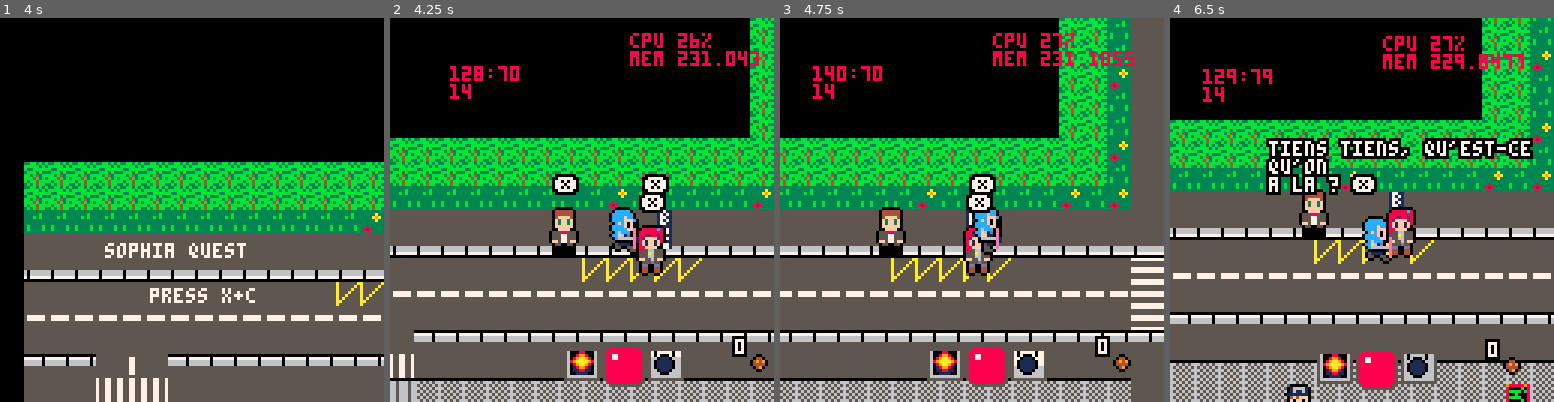
Above: before the commit, frames 1-4 (left to right).
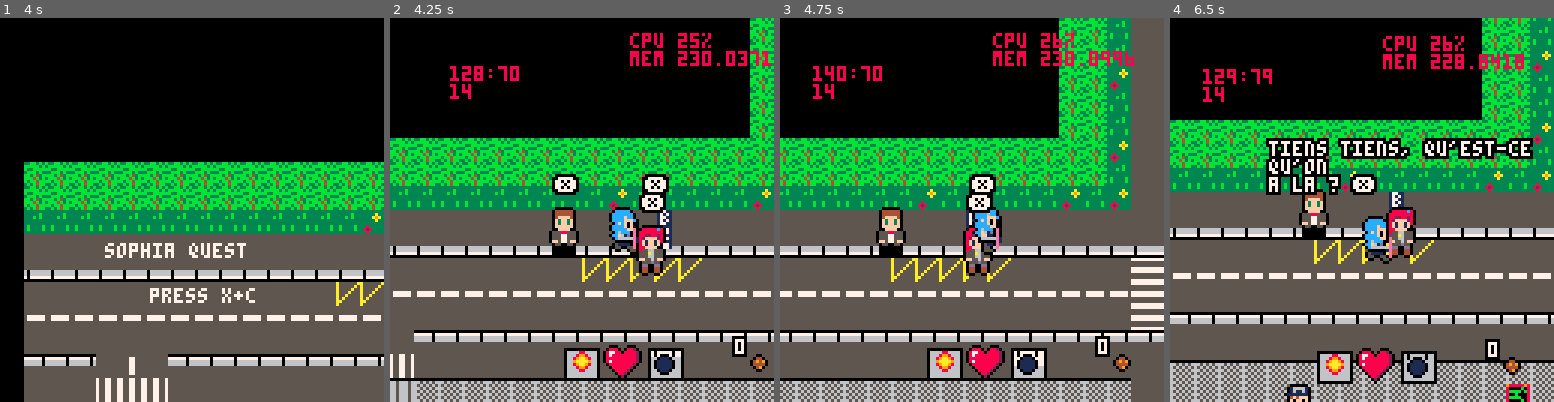
Above: after the commit, the same moments.

Repository: JasonHaenlin/pico-8-sophiaquest
Game: PICO-8 cartridge JasonHaenlin.p8
Same seed, same stepped clock (60 frames per second), same inputs: the game is played once before the commit and once after it.
Inputs:
- Up to frame 1 (4 s): tap X (X key) at 0.33, 1.07, 1.85, 2.97 s; tap O (Z key) at 0.7, 1.7, 2.1, 2.5, 2.9, 3.3, 3.7 s; hold Right 1.6-2.1 s; hold Up 2.15-2.42 s; hold Right 2.47-3.03 s; hold Left 3.08-3.58 s; hold Down 3.63-3.97 s
- Up to frame 2 (4.25 s): hold Right from 4.02 s (still down); tap X (X key) at 4.08 s; tap O (Z key) at 4.1 s
- Up to frame 3 (4.75 s): tap O (Z key) at 4.5 s; release Right at 4.68 s; hold Up from 4.73 s (still down)
- Up to frame 4 (6.5 s): tap O (Z key) every 0.4 s from 4.9 to 6.1 s; release Up at 5.03 s; hold Left 5.08-5.68 s; tap X (X key) at 5.2, 6.32 s; hold Down 5.73-6.03 s; hold Right from 6.08 s (still down)

Frame 1 is identical in both runs. In frame 2, 1.5% of the frame differs, in the area x 45-100%, y 3-97%; in frame 3, 1.6%, in the area x 38-93%, y 3-97%; in frame 4, 1.6%.

Commit message:
enhancement for the hud

Diff:
--- a/JasonHaenlin.p8
+++ b/JasonHaenlin.p8
@@ -1310,7 +1310,7 @@
 function drop_loot(a)
  local rndv = flr(rnd(100)+1)
  for o in all(g_loots) do
-  if(o.drop_rate <= rndv) m_loot(a.x, a.y, o)
+  if(o.drop_rate >= rndv) m_loot(a.x, a.y, o)
  end
  if(a.super == boss) then
   for _=1,5 do
@@ -1486,11 +1486,12 @@
  local offsetlife = #spr_life - flr(((g_p.health * #spr_life) / l_pl))
  for y = 1 , #spr_life do
   for x = 1 , #spr_life[y] do
-   if (spr_life[y][x] ~= black) then
-    if (offsetlife >= y and spr_life[y][x] == red) then
+   local p = spr_life[y][x]
+   if (p ~= dark_green) then
+    if (offsetlife >= y and (p == red or p == dark_purple)) then
      pset(bx + x, by + y, light_gray)
     else
-     pset(bx + x, by + y, spr_life[y][x])
+     pset(bx + x, by + y, p)
     end
    end
   end
@@ -1542,10 +1543,10 @@
  rectfill(x - 2, y - 5,  x + 9, y + 5, white)
  local curcd = ceil((cd*8)/max)
  rectfill(x - 2, y - 5 + curcd, x + 9, y + 5, light_gray)
- line(x - 2, y - 5, x - 2, y + 5, dark_gray)
- line(x - 2, y - 5, x + 9, y - 5, dark_gray)
- line(x + 9, y - 5, x + 9, y + 5, dark_gray)
- line(x + 9, y + 5, x - 2, y + 5, dark_gray)
+ line(x - 2, y - 5, x - 2, y + 5, black)
+ line(x - 2, y - 5, x + 9, y - 5, black)
+ line(x + 9, y - 5, x + 9, y + 5, black)
+ line(x + 9, y + 5, x - 2, y + 5, black)
  spr(s, x, y - 4)
 end
 
@@ -1654,20 +1655,18 @@
 end
 
 spr_life = {
- {0, 0, 5, 5, 5, 5, 5, 5, 5, 5, 5, 5, 0, 0},
- {0, 5, 8, 8, 8, 8, 8, 8, 8, 8, 8, 8, 5, 0},
- {5, 8, 8, 8, 8, 8, 8, 8, 8, 8, 8, 8, 8, 5},
- {5, 8, 8, 7, 7, 8, 8, 8, 8, 8, 8, 8, 8, 5},
- {5, 8, 8, 7, 7, 8, 8, 8, 8, 8, 8, 8, 8, 5},
- {5, 8, 8, 8, 8, 8, 8, 8, 8, 8, 8, 8, 8, 5},
- {5, 8, 8, 8, 8, 8, 8, 8, 8, 8, 8, 8, 8, 5},
- {5, 8, 8, 8, 8, 8, 8, 8, 8, 8, 8, 8, 8, 5},
- {5, 8, 8, 8, 8, 8, 8, 8, 8, 8, 8, 8, 8, 5},
- {5, 8, 8, 8, 8, 8, 8, 8, 8, 8, 8, 8, 8, 5},
- {5, 8, 8, 8, 8, 8, 8, 8, 8, 8, 8, 8, 8, 5},
- {5, 8, 8, 8, 8, 8, 8, 8, 8, 8, 8, 8, 8, 5},
- {0, 5, 8, 8, 8, 8, 8, 8, 8, 8, 8, 8, 5, 0},
- {0, 0, 5, 5, 5, 5, 5, 5, 5, 5, 5, 5, 0, 0}
+ {3, 3, 0, 0, 0, 3, 3, 3, 0, 0, 0, 3, 3},
+ {3, 0, 8, 8, 8, 0, 3, 0, 8, 8, 2, 0, 3},
+ {0, 8, 7, 7, 8, 8, 0, 8, 8, 8, 8, 2, 0},
+ {0, 8, 7, 8, 8, 8, 8, 8, 8, 8, 8, 2, 0},
+ {0, 8, 8, 8, 8, 8, 8, 8, 8, 8, 8, 2, 0},
+ {0, 8, 7, 8, 8, 8, 8, 8, 8, 8, 8, 2, 0},
+ {3, 0, 8, 8, 8, 8, 8, 8, 8, 8, 2, 0, 3},
+ {3, 3, 0, 8, 8, 8, 8, 8, 8, 2, 0, 3, 3},
+ {3, 3, 3, 0, 8, 8, 8, 8, 2, 0, 3, 3, 3},
+ {3, 3, 3, 3, 0, 8, 8, 2, 0, 3, 3, 3, 3},
+ {3, 3, 3, 3, 3, 0, 2, 0, 3, 3, 3, 3, 3},
+ {3, 3, 3, 3, 3, 3, 0, 3, 3, 3, 3, 3, 3}
 }
 
 __gfx__
@@ -1695,14 +1694,14 @@
 665656563b3333b3665666563bbbb33bbbbbb3bb55555555555755550600000000000000000000607055550670555506eeeeeeee50dd1666eeeeeeee6661dd05
 656565653b3333b366566656bb33bbbbbb333bbb55555555555755550066666666666666666666007055550670555506eeeeeeee50dd1666eeeeeeee6661dd05
 0000000033333333665666563b3bb444bbbbbbb355555555555755550600000000000000000000606055550660000006eeeeeeee50dd1666eeeeeeee6661dd05
-55bbb5b533333333665666563bbbbb4bbbbbbbb35557777777777777000880000000000098888898eceeeeee77777776eeeeeeee000000004444444470555506
-5b3b3b5533333a336656665633b3b44bb44b3b335557555555575555008998000666666080000b08ecceeeee77777776eeeeeeee2355dd450000000070555506
-5bb3b3b53333a9a3665666563b3bbb24b4bbb3b35557555555575555089aa980076676608bbbb0b8eccceeee77777776eeeeeeee235511454443141970555506
-55b34b5533333a3366566656b3bbbb2444bbbb3b555755555557555589aaaa9806766760800b0008ecccceee77777776eeeeeeee234411452243141970555506
-5111111533333333665666563333b344443b33335557555555575555089aa980066666608bbbb008eccc1eee77777776eeeeeeee000000000000000070555506
-51711115338333336656665633333324443333335557555555575555018998100000000080000b08ecc1eeee77777776eeeeeeeecc79922a6163dc8470555506
-5111111538283333665666563333322444433333555755555557555501188110444004448b0bbb08ec1eeeee77777776eeeeeeeecc7992296163dc8470555506
-55111155338333330000000033333334244333335557555555575555001111000000000098888889e1eeeeee66666666eeeeeeee000000000000000060555506
+55bbb5b533333333665666563bbbbb4bbbbbbbb35557777777777777eee88eee0000000098888898eceeeeee77777776eeeeeeee000000004444444470555506
+5b3b3b5533333a336656665633b3b44bb44b3b335557555555575555ee8998ee0666666080000b08ecceeeee77777776eeeeeeee2355dd450000000070555506
+5bb3b3b53333a9a3665666563b3bbb24b4bbb3b35557555555575555e89aa98e076676608bbbb0b8eccceeee77777776eeeeeeee235511454443141970555506
+55b34b5533333a3366566656b3bbbb2444bbbb3b5557555555575555e9aaaa9e06766760800b0008ecccceee77777776eeeeeeee234411452243141970555506
+5111111533333333665666563333b344443b33335557555555575555e89aa98e066666608bbbb008eccc1eee77777776eeeeeeee000000000000000070555506
+51711115338333336656665633333324443333335557555555575555ee8998ee0000000080000b08ecc1eeee77777776eeeeeeeecc79922a6163dc8470555506
+51111115382833336656665633333224444333335557555555575555eee88eee444004448b0bbb08ec1eeeee77777776eeeeeeeecc7992296163dc8470555506
+55111155338333330000000033333334244333335557555555575555eeeeeeee0000000098888889e1eeeeee66666666eeeeeeee000000000000000060555506
 000000000000000000000000000000005555555555555555ffffffff44444444ee000e00eec551eeeeeeeeeeeeeeeeeeeeeeaaeeeeeeeeeeeeeeeeeee568865e
 07770777777777077777777004444440558aaaaaaaaaa855ffffffff44444444e01110eeeeec551eeeeeeeeeeeeeeeeeaeeeaeeeeeeeeeeeeeeeeeee56899865
 07660666666666066666667004444440588aaaaaaaaaa885ffffffff444444440111110eeeeec51eeee8eeeeeeeeeeeeaeeeaeeeeeeeeceeeeeeeeee689aa986
